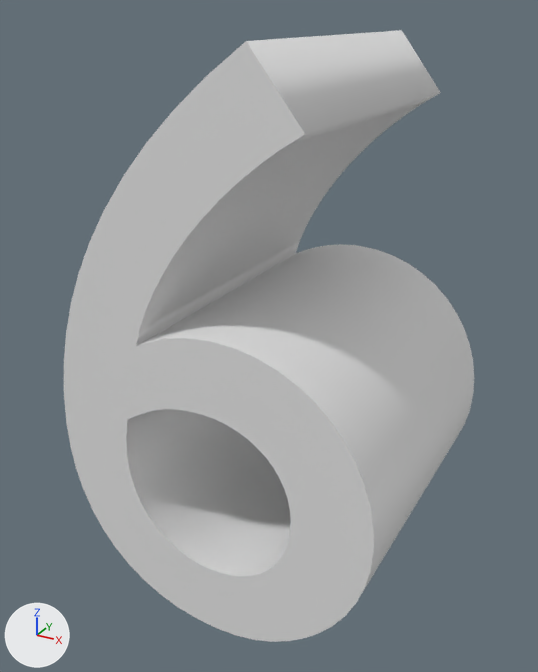
One commit to the Blender file objects/6.blend: the scene before it, then after it.
Before and after are seen from a 50 mm camera at (10.07, -12.05, 10.75) aimed at (3.59, -0.26, 4.86). Lighting does not change. The marker at lower left points along +X, +Y and +Z. Text is drawn in Blender's own font.

Script lines for the objects in view, before the commit:
```python
txt_texto = bpy.data.curves.new('Texto', 'FONT')
txt_texto.body = '6'
txt_texto.extrude = 3.0
ob_texto = bpy.data.objects.new('Texto', txt_texto)
ob_texto.location = (0.0, 0.0, 0.0)
ob_texto.rotation_euler = (1.571, 0.0, 0.0)  # degrees (90, 0, 0)
ob_texto.scale = (15.0, 15.0, 1.0)
```
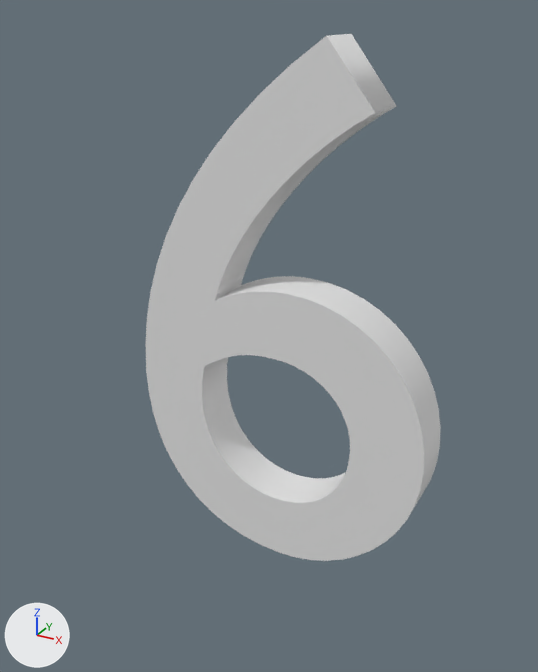
The change in detail:
In text 'Texto' (txt_texto), extrude goes from 3.0 to 0.5.

Location of each change, (x1, y1, x2, y2) in pixels of the pictures (538 x 672 px):
'Texto', reshaped (28% narrower, 14% shorter): before (64, 30, 474, 642); after (145, 34, 441, 561)
